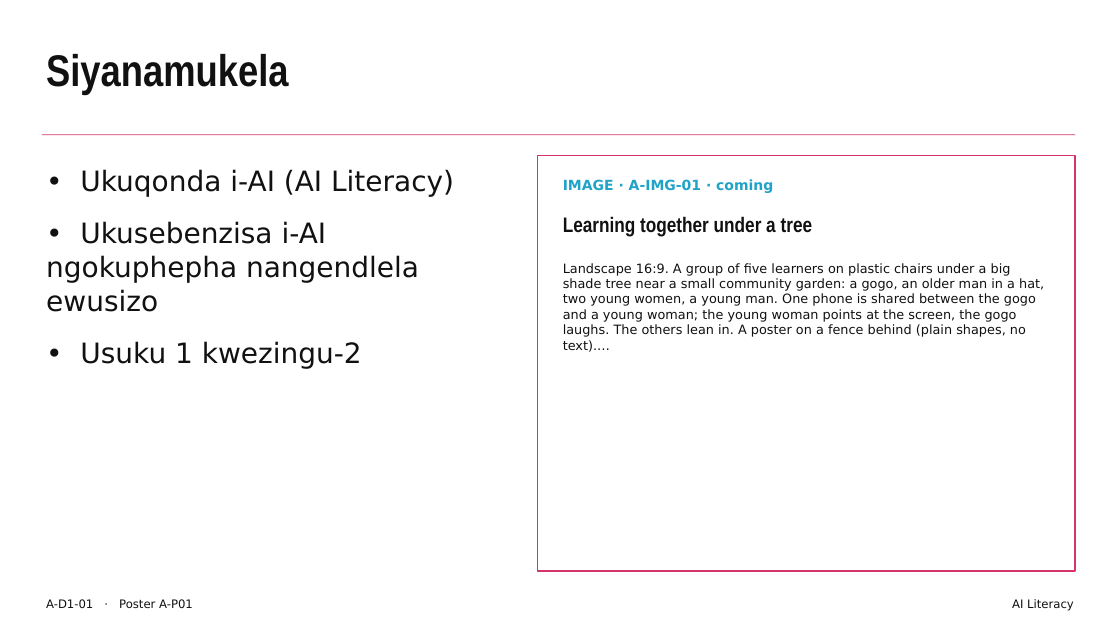
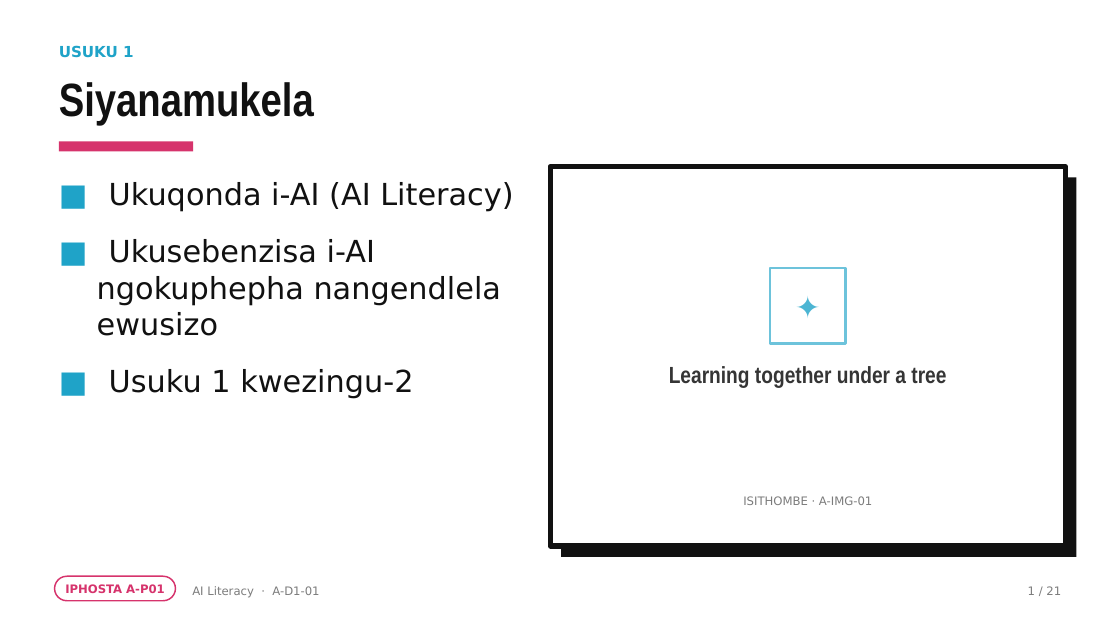
Before and after one commit to rorymclark-prog/ImbewuField, a slide deck: slide 1 of courses/build/ai-literacy/A-D1.zu.pptx. Drawn at 1120x630 pixels with LibreOffice and Linux fonts; fonts in the diff are those of the drawing. Boxes give left, top, right and bottom in pixels: in the first picture for what was removed or moved away, otherwise in the second. Text is boxed around its words. In the diff, an @@ line names an element or a change of style, - is before the commit and + after.

```diff
--- a/courses/build/ai-literacy/A-D1.zu.pptx
+++ b/courses/build/ai-literacy/A-D1.zu.pptx
@@ text added at (x1=59, y1=45, x2=134, y2=58), 13 pt, text #1FA3C8, bold @@
+USUKU 1
@@ text "Siyanamukela" moved from (x1=46, y1=54, x2=288, y2=94) to (x1=59, y1=82, x2=314, y2=125) @@
@@ text "Siyanamukela" at (x1=59, y1=82, x2=314, y2=125): size 38 to 40 pt; line spacing 1 to 0.95 @@
@@ rectangle removed at (x1=42, y1=134, x2=1075, y2=135) @@
@@ rectangle added at (x1=59, y1=141, x2=193, y2=151), fill #D6336C @@
@@ rectangle resized from (x1=538, y1=155, x2=1075, y2=571) to (x1=550, y1=166, x2=1065, y2=546) @@
@@ rectangle at (x1=550, y1=166, x2=1065, y2=546): outline #D6336C 1.25 pt to #111111 4.5 pt @@
@@ rectangle added at (x1=561, y1=177, x2=1076, y2=557), fill #111111 @@
@@ text at (x1=97, y1=182, x2=513, y2=399): text changed; size 24 to 26 pt @@
-• Ukuqonda i-AI (AI Literacy)
-• Ukusebenzisa i-AI ngokuphepha nangendlela ewusizo
-• Usuku 1 kwezingu-2
+■ Ukuqonda i-AI (AI Literacy)
+■ Ukusebenzisa i-AI ngokuphepha nangendlela ewusizo
+■ Usuku 1 kwezingu-2
@@ text removed at (x1=563, y1=263, x2=1044, y2=352) @@
-Landscape 16:9. A group of five learners on plastic chairs under a big shade tree near a small community garden: a gogo, an older man in a hat, two young women, a young man. One phone is shared between the gogo and a young woman; the young woman points at the screen, the gogo laughs. The others lean in. A poster on a fence behind (plain shapes, no text).…
@@ rectangle added at (x1=770, y1=268, x2=846, y2=344), outline #6DC3DB 2 pt @@
@@ text added at (x1=770, y1=268, x2=846, y2=344), 26 pt, text #4CB5D3 @@
+✦
@@ text "Learning together under a tree" moved from (x1=563, y1=216, x2=813, y2=237) to (x1=669, y1=366, x2=946, y2=388) @@
@@ text "Learning together under a tree" at (x1=669, y1=366, x2=946, y2=388): size 18 to 20 pt, text colour #111111 to #353535; alignment left to centre @@
@@ text at (x1=743, y1=496, x2=872, y2=505): text changed; size 12 to 10 pt; text colour #1FA3C8 to #7C7C7C; bold off @@
-IMAGE · A-IMG-01 · coming
+ISITHOMBE · A-IMG-01
@@ rounded rectangle added at (x1=55, y1=576, x2=176, y2=601), outline #D6336C 1.25 pt @@
@@ text added at (x1=65, y1=584, x2=165, y2=593), 10 pt, text #D6336C, bold @@
+IPHOSTA A-P01
@@ text "AI Literacy · A-D1-01" at (x1=192, y1=586, x2=319, y2=598): vertical alignment top to middle @@
@@ text at (x1=192, y1=586, x2=319, y2=598): text changed; text colour #111111 to #7C7C7C @@
-A-D1-01 · Poster A-P01
+AI Literacy · A-D1-01
@@ text removed at (x1=1012, y1=599, x2=1074, y2=611) @@
-AI Literacy
@@ text added at (x1=1028, y1=586, x2=1061, y2=595), 10 pt, text #7C7C7C @@
+1 / 21
```
Also in this commit, not shown: 20 other slides changed, 49 other files.
